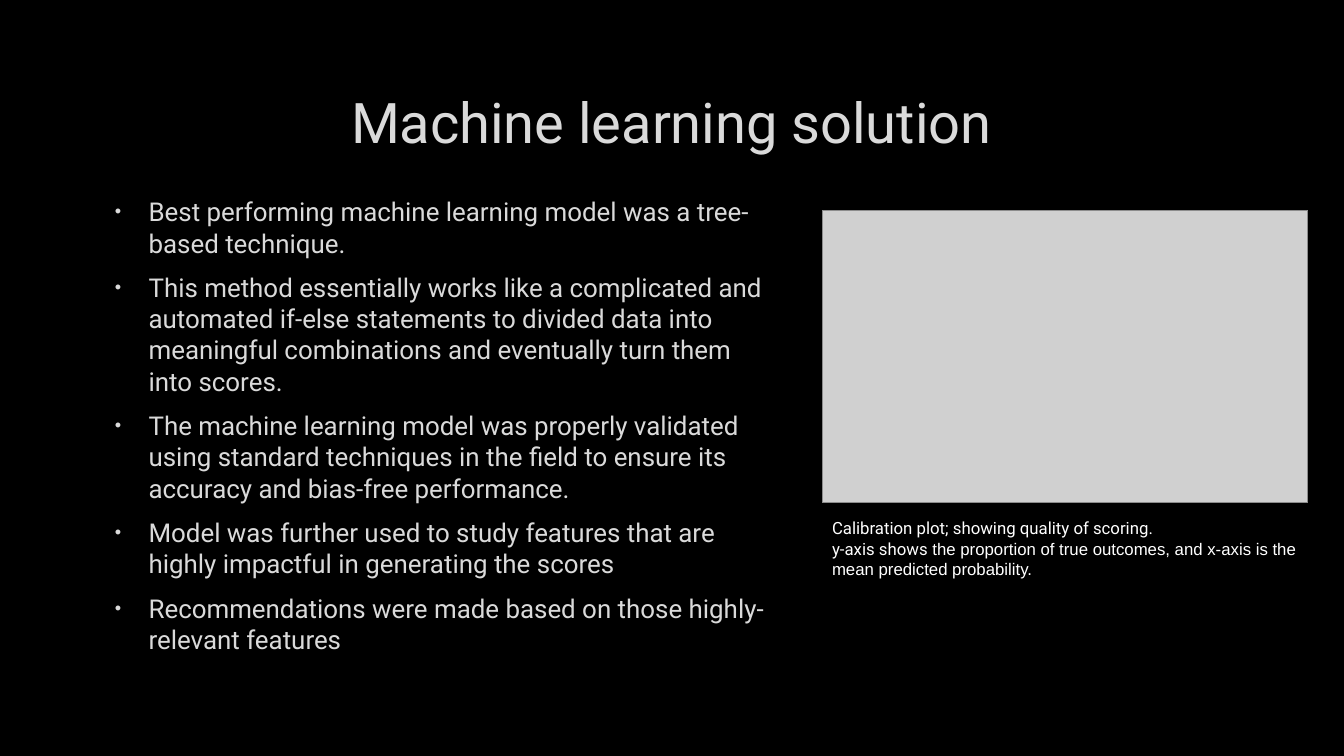
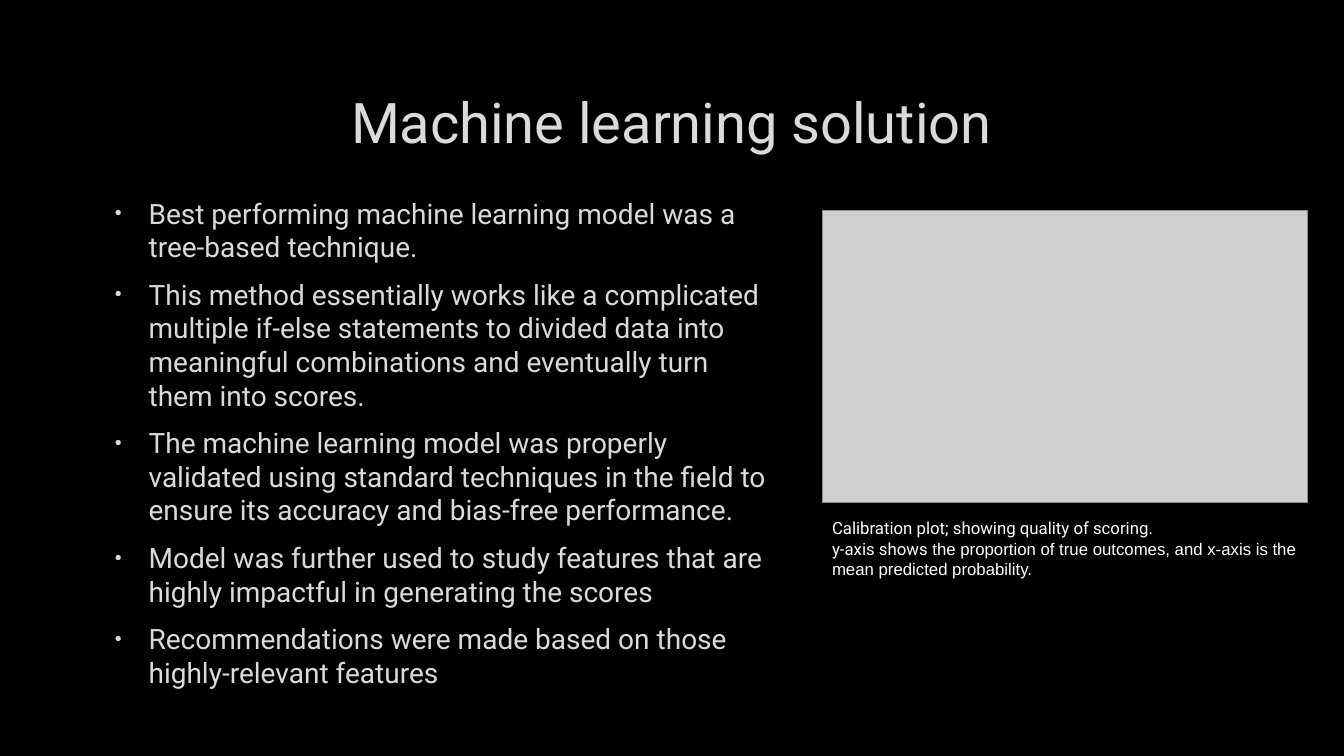
Before and after one commit to mpeikari/BankingChallenge, a slide deck: slide 4 of Predictive Model for Customer Product Purchase.pptx. Drawn at 1344x756 pixels with LibreOffice and Linux fonts; fonts in the diff are those of the drawing; grey boxes stand for pictures; background and template pictures are left out. Boxes give left, top, right and bottom in pixels: in the first picture for what was removed or moved away, otherwise in the second. Text is boxed around its words. In the diff, an @@ line names an element or a change of style, - is before the commit and + after.

```diff
--- a/Predictive Model for Customer Product Purchase.pptx
+++ b/Predictive Model for Customer Product Purchase.pptx
@@ text at (x1=149, y1=202, x2=766, y2=689): size 18.5 to 20 pt in "Best performing machine learning model was a ...", "The machine learning model was properly validated ...", "Model was further used to study features ...", "Recommendations were made based on those highly-relevant ..." @@
@@ text at (x1=149, y1=284, x2=759, y2=407): text changed; size 18.5 to 20 pt @@
-• This method essentially works like a complicated and automated if-else statements to divided data into meaningful combinations and eventually turn them into scores.
+• This method essentially works like a complicated multiple if-else statements to divided data into meaningful combinations and eventually turn them into scores.
```
Also in this commit, not shown: 2 other slides changed, 1 other file.
